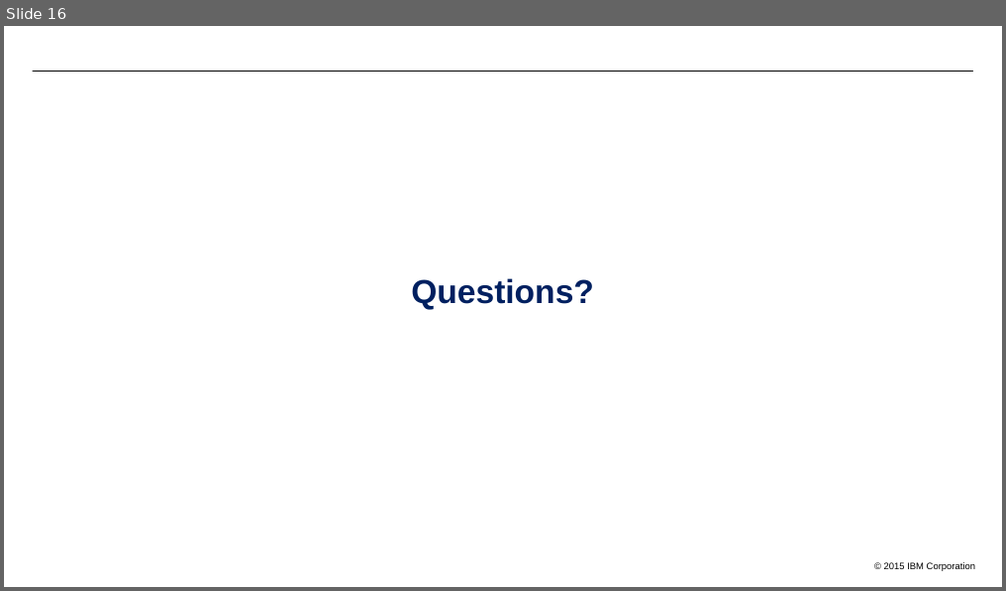
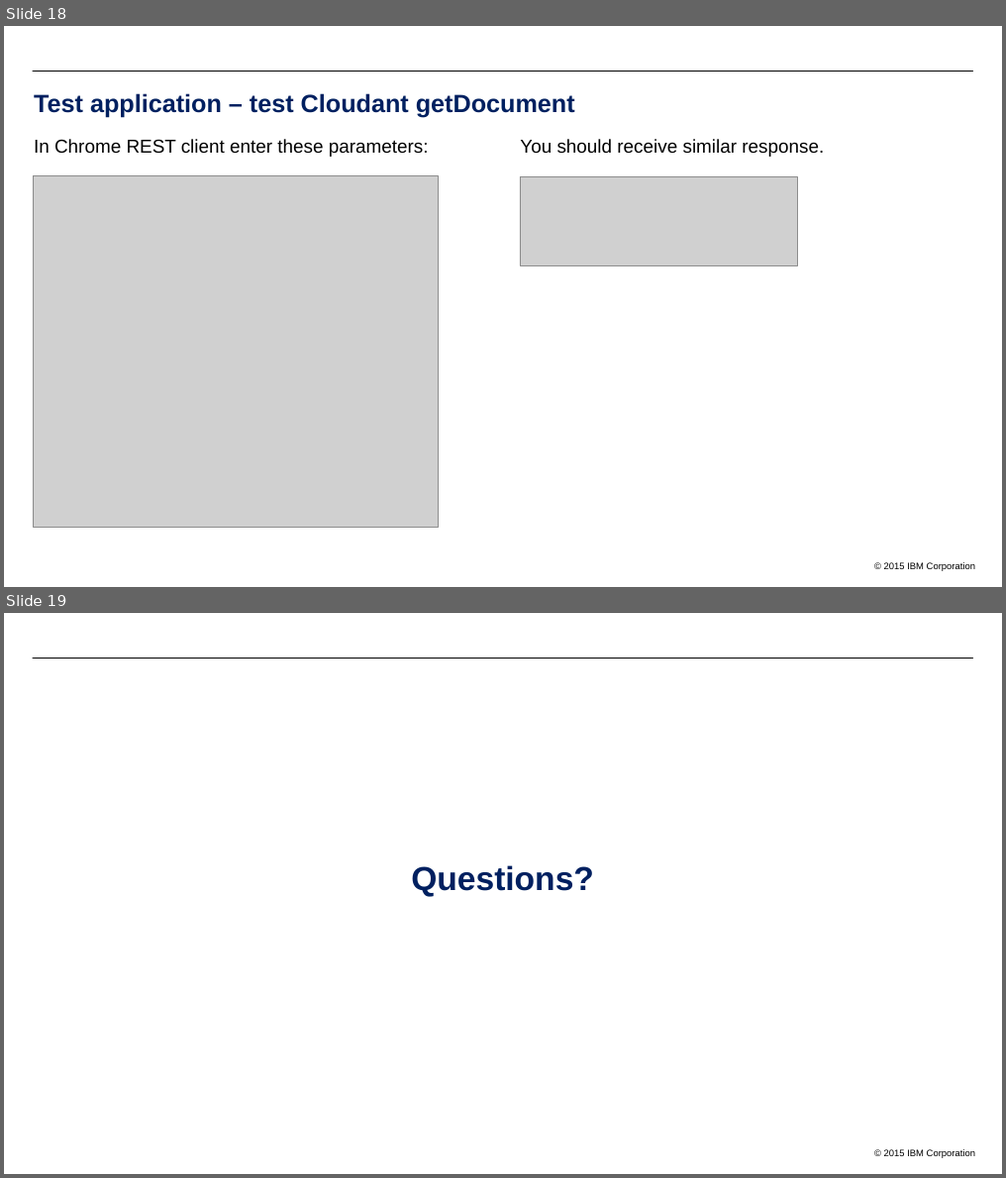
Before and after one commit to ibmecod/java-rest-dataservices, a slide deck: documents/LabX - Java Plays - REST data services.pptx. Shown one above the other, each under a label of ours: slide 16 before the commit, slides 18 and 19 after it. The pictures are 1006x591 and 1006x1178 pixels, drawn with LibreOffice and Linux fonts; fonts in the diff are those of the drawing; grey boxes stand for pictures; background and template pictures are left out. Boxes give left, top, right and bottom in pixels: in the first picture for what was removed or moved away, otherwise in the second. Text is boxed around its words. In the diff, an @@ line names an element or a change of style, - is before the commit and + after.

```diff
--- a/documents/LabX - Java Plays - REST data services.pptx
+++ b/documents/LabX - Java Plays - REST data services.pptx
@@ slide 18 added at [4,26,1002,587], background #FFFFFF; not listed: 2 template elements that a slide beside it also shows @@
@@ text added at [34,93,575,117], 24 pt, text #002060, bold @@
+Test application – test Cloudant getDocument
@@ text added at [34,139,429,157], 18 pt, text #000000 @@
+In Chrome REST client enter these parameters:
@@ text added at [520,139,824,157], 18 pt, text #000000 @@
+You should receive similar response.
@@ picture added at [33,175,438,527] @@
@@ picture added at [520,176,797,266] @@
@@ what was slide 16 is now slide 19 @@
```
Also in this commit, not shown: 3 slides changed, 2 other slides added, 1 other file.
